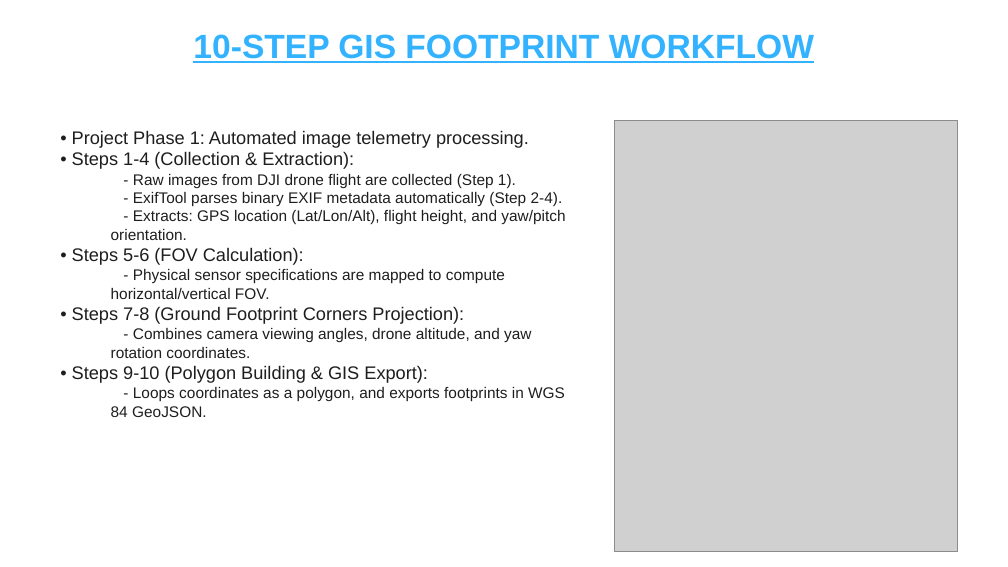
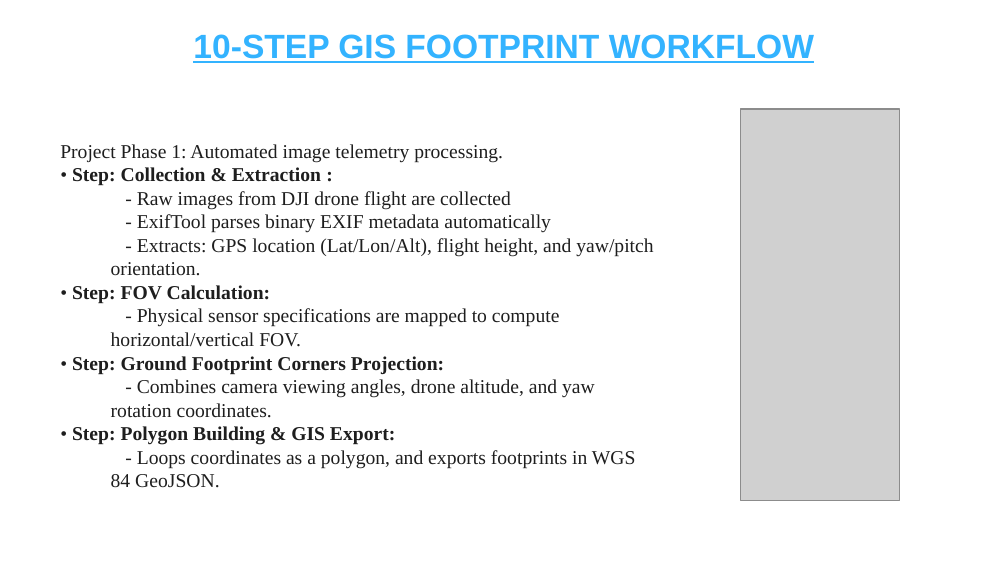
Before and after one commit to kancharlanavyatha/Drone-Footprint-Mapping-using-Qt6, a slide deck: slide 1 of Drone_Footprint_Mapping_and_Metadata_Standards.pptx. Drawn at 1008x567 pixels with LibreOffice and Linux fonts; fonts in the diff are those of the drawing; grey boxes stand for pictures. Boxes give left, top, right and bottom in pixels: in the first picture for what was removed or moved away, otherwise in the second. Text is boxed around its words. In the diff, an @@ line names an element or a change of style, - is before the commit and + after.

Commit message:
Add detailed UAV Metadata Field Analysis Report document

```diff
--- a/Drone_Footprint_Mapping_and_Metadata_Standards.pptx
+++ b/Drone_Footprint_Mapping_and_Metadata_Standards.pptx
@@ picture: place and size @@
-picture at [615,121,958,551]
+picture at [741,109,900,500]
@@ text "Project Phase 1: Automated image ...": place and size @@
-text "Project Phase 1: Automated image ..." at [72,130,565,417]
+text "Project Phase 1: Automated image ..." at [60,144,653,488]
@@ text at [60,144,551,233]: text changed; size 11 to 14 pt; font Arial to Times New Roman @@
-• Project Phase 1: Automated image telemetry processing.
-• Steps 1-4 (Collection & Extraction):
-  - Raw images from DJI drone flight are collected (Step 1).
-  - ExifTool parses binary EXIF metadata automatically (Step 2-4).
+Project Phase 1: Automated image telemetry processing.
+• Step: Collection & Extraction :
+  - Raw images from DJI drone flight are collected
+  - ExifTool parses binary EXIF metadata automatically
@@ text at [111,238,653,488]: size 11 to 14 pt, font Arial to Times New Roman in "- Extracts: GPS location (Lat/Lon/Alt), flight height, ...", "- Physical sensor specifications are mapped to ...", "- Combines camera viewing angles, drone altitude, ...", "- Loops coordinates as a polygon, and ..." @@
@@ text at [72,285,271,304]: text changed; size 13 to 14 pt; font Arial to Times New Roman; bold on @@
-• Steps 5-6 (FOV Calculation):
+• Step: FOV Calculation:
@@ text at [72,356,444,375]: text changed; size 13 to 14 pt; font Arial to Times New Roman; bold on @@
-• Steps 7-8 (Ground Footprint Corners Projection):
+• Step: Ground Footprint Corners Projection:
@@ text at [72,426,395,445]: text changed; size 13 to 14 pt; font Arial to Times New Roman; bold on @@
-• Steps 9-10 (Polygon Building & GIS Export):
+• Step: Polygon Building & GIS Export:
```
Also in this commit, not shown: 6 other slides changed, 2 slides removed, 1 other file.
